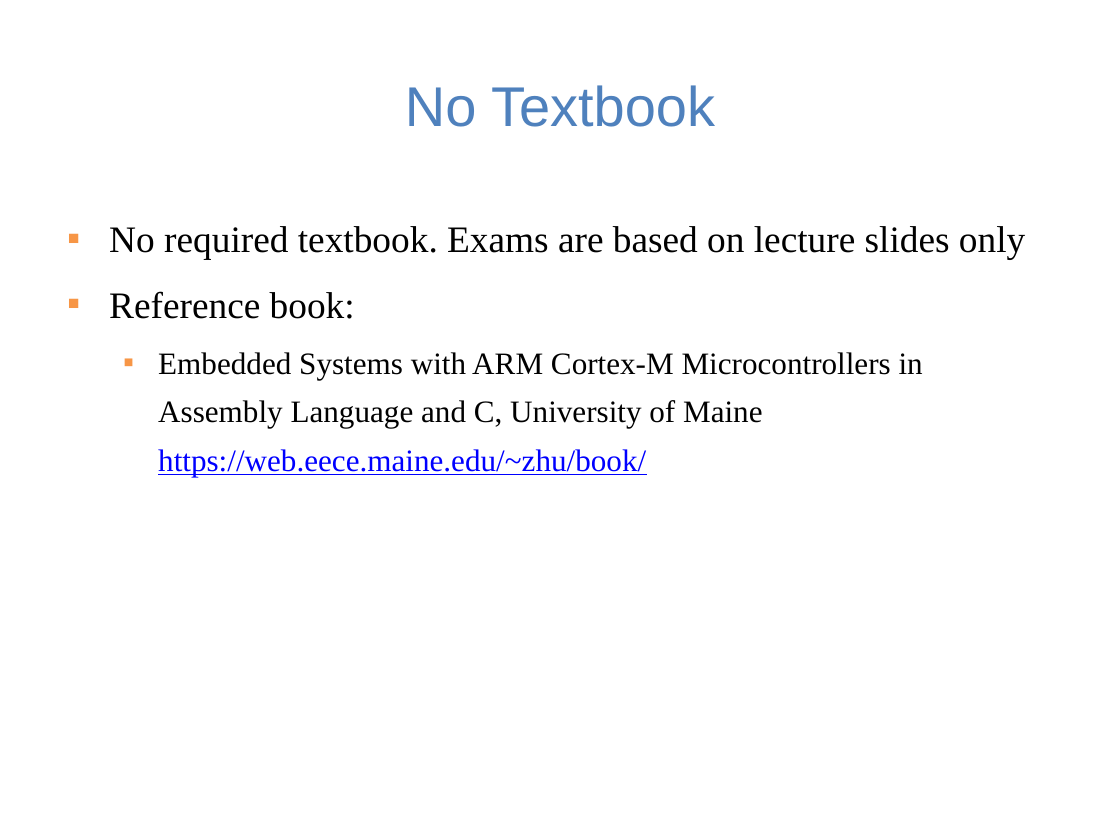
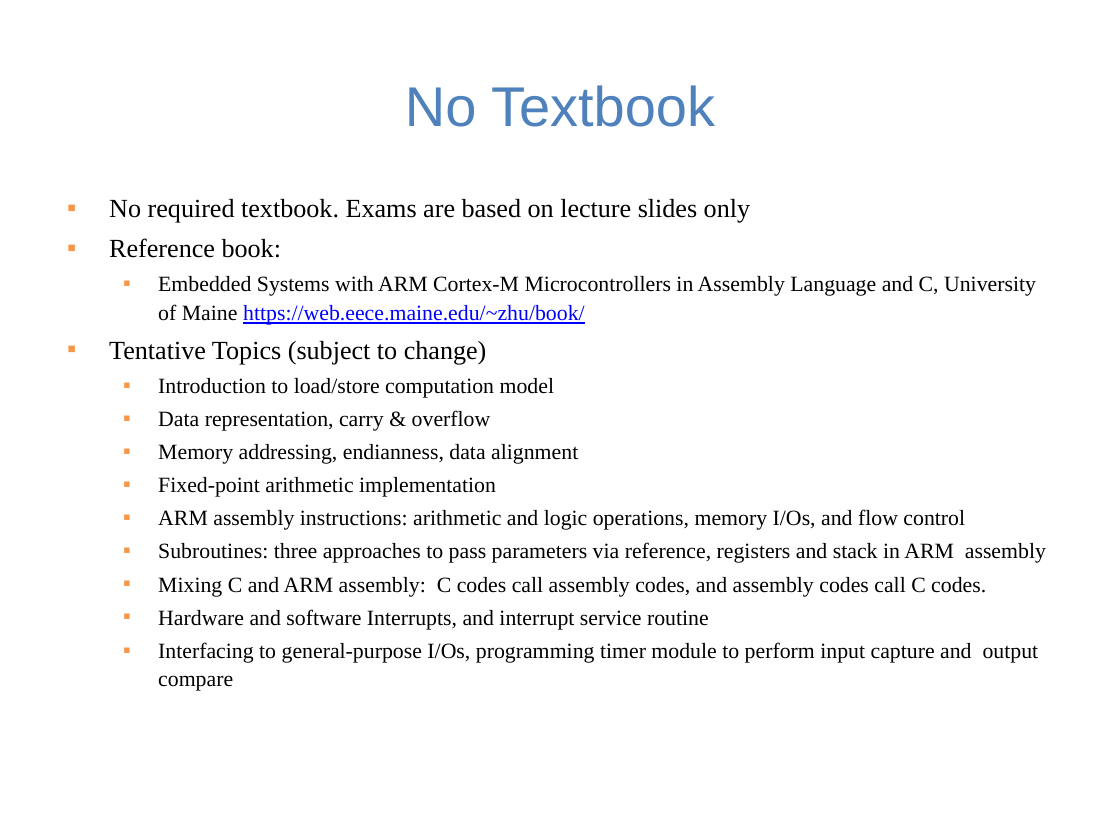
Before and after one commit to guhofstra/CSC111Fa25, a slide deck: slide 4 of PPTs/L0 course overview.pptx. Drawn at 1120x840 pixels with LibreOffice and Linux fonts; fonts in the diff are those of the drawing. Boxes give left, top, right and bottom in pixels: in the first picture for what was removed or moved away, otherwise in the second. Text is boxed around its words. In the diff, an @@ line names an element or a change of style, - is before the commit and + after.

```diff
--- a/PPTs/L0 course overview.pptx
+++ b/PPTs/L0 course overview.pptx
@@ text "No required textbook. Exams are ...": place and size @@
-text "No required textbook. Exams are ..." at (109,226,1025,476)
+text "No required textbook. Exams are ..." at (109,199,1046,691)
@@ text at (109,199,1036,325): size 24 to 16.8 pt in "No required textbook. Exams are based on ...", "Reference book:"; size 20 to 14 pt in "Embedded Systems with ARM Cortex-M Microcontrollers in ..."; line spacing 1.3 to 1.1; less space between paragraphs @@
@@ text at (109,341,1046,691): paragraphs added @@
+▪ Tentative Topics (subject to change)
+  ▪ Introduction to load/store computation model
+  ▪ Data representation, carry & overflow
+  ▪ Memory addressing, endianness, data alignment
+  ▪ Fixed-point arithmetic implementation
+  ▪ ARM assembly instructions: arithmetic and logic operations, memory I/Os, and flow control
+  ▪ Subroutines: three approaches to pass parameters via reference, registers and stack in ARM assembly
+  ▪ Mixing C and ARM assembly: C codes call assembly codes, and assembly codes call C codes.
+  ▪ Hardware and software Interrupts, and interrupt service routine
+  ▪ Interfacing to general-purpose I/Os, programming timer module to perform input capture and output compare
```
Also in this commit, not shown: 1 other slide changed, 3 other files.
